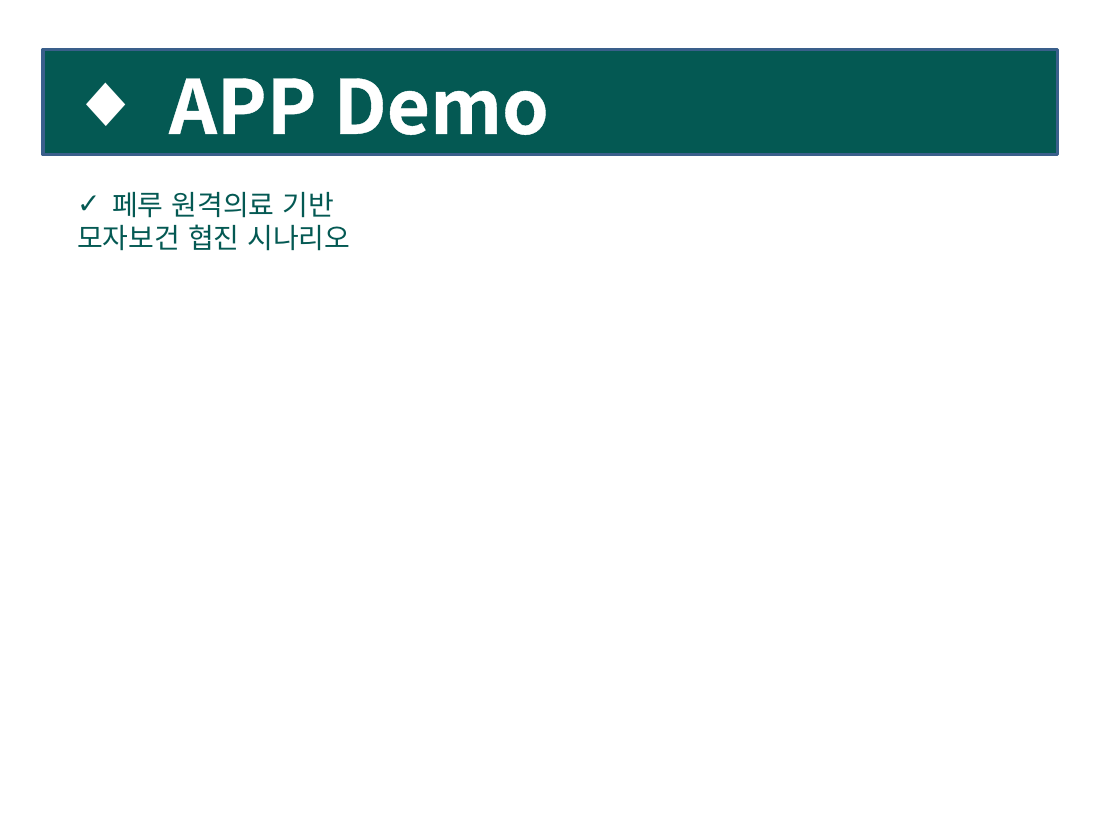
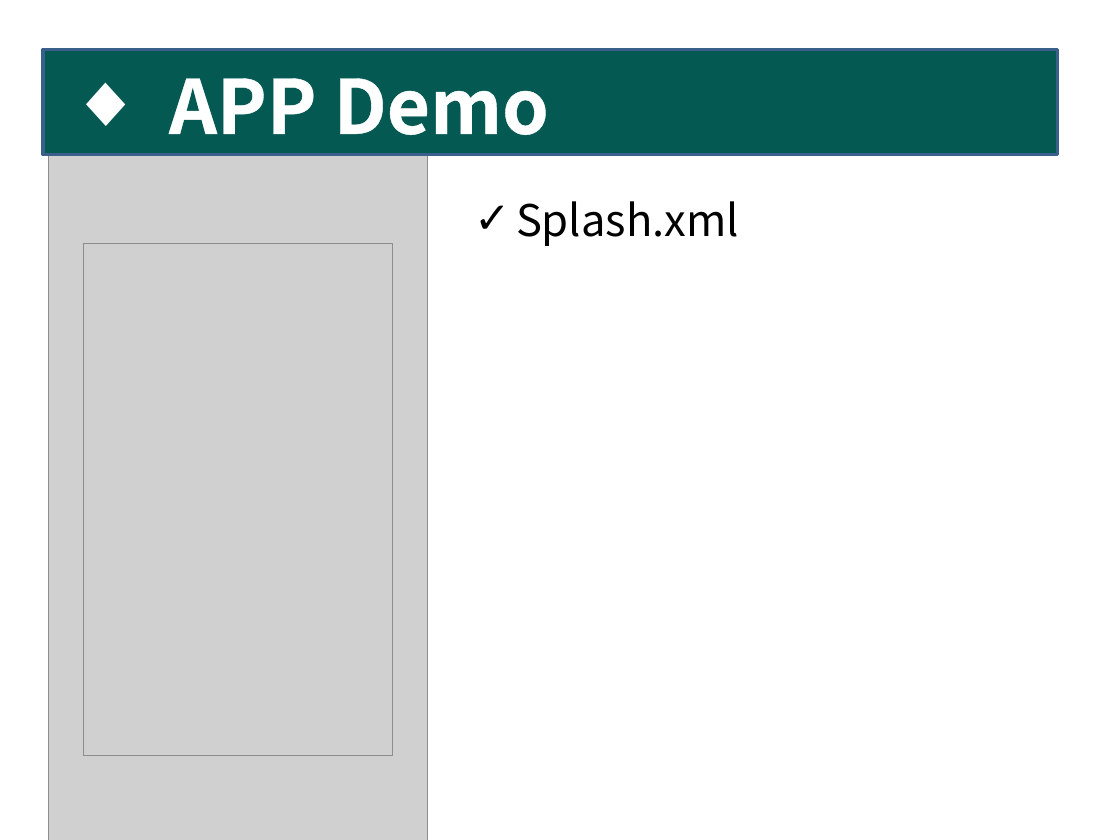
Before and after one commit to MCCperuPHR/peruPHR, a slide deck: slide 13 of PeruPHR-최종보고.pptx (slide 7 before the commit). Drawn at 1120x840 pixels with LibreOffice and Linux fonts; fonts in the diff are those of the drawing; grey boxes stand for pictures. Boxes give left, top, right and bottom in pixels: in the first picture for what was removed or moved away, otherwise in the second. Text is boxed around its words. In the diff, an @@ line names an element or a change of style, - is before the commit and + after.

```diff
--- a/PeruPHR-최종보고.pptx
+++ b/PeruPHR-최종보고.pptx
@@ picture added at (48, 156, 428, 840) @@
@@ text removed at (77, 192, 350, 251) @@
-✓ 페루 원격의료 기반
-모자보건 협진 시나리오
@@ text added at (516, 201, 739, 246), 28 pt, text #000000 @@
+✓ Splash.xml
@@ picture added at (84, 244, 393, 756) @@
```
Also in this commit, not shown: 2 other slides changed, 11 slides added.
